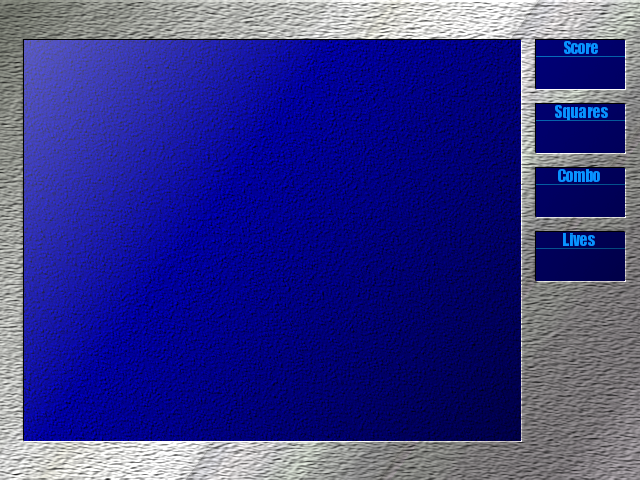
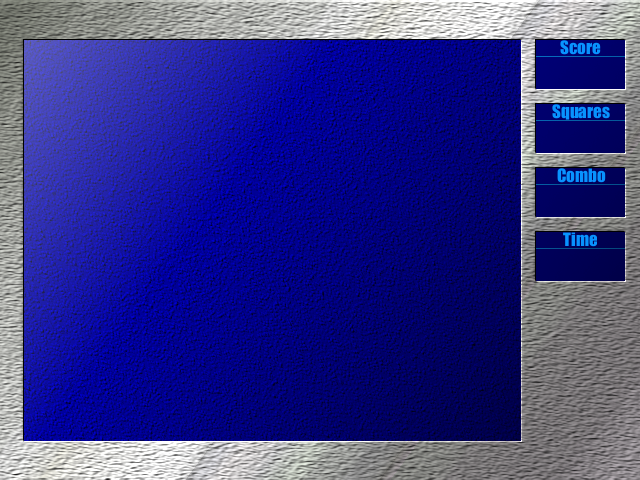
Two versions of the same layered image (w=640, h=480). Layer-by-layer changes:
renamed "Lives" to "Time", painted on it over [563,232,597,247]
painted on "Combo" over [557,168,606,183]
painted on "Squares" over [552,104,610,120]
painted on "Score" over [560,40,601,55]
